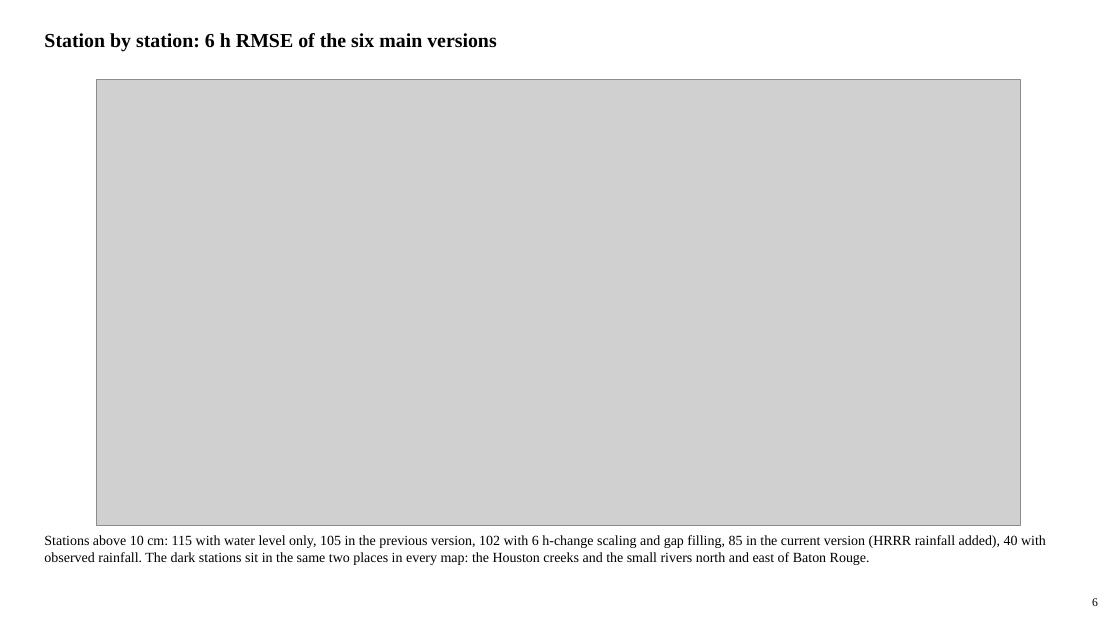
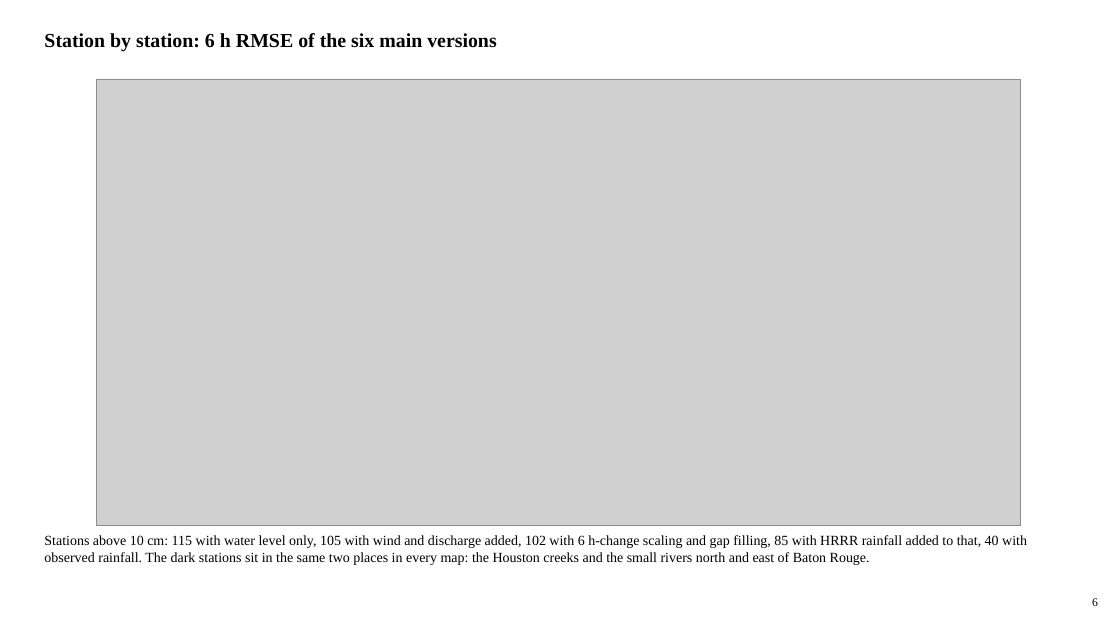
Before and after one commit to LaurenW1997/subdomainLSTM, a slide deck: slide 6 of deliverables/17_versions/version_comparison.pptx. Drawn at 1120x630 pixels with LibreOffice and Linux fonts; fonts in the diff are those of the drawing; grey boxes stand for pictures. Boxes give left, top, right and bottom in pixels: in the first picture for what was removed or moved away, otherwise in the second. Text is boxed around its words. In the diff, an @@ line names an element or a change of style, - is before the commit and + after.

```diff
--- a/deliverables/17_versions/version_comparison.pptx
+++ b/deliverables/17_versions/version_comparison.pptx
@@ text at [44,535,1027,565]: text changed @@
-Stations above 10 cm: 115 with water level only, 105 in the previous version, 102 with 6 h-change scaling and gap filling, 85 in the current version (HRRR rainfall added), 40 with observed rainfall. The dark stations sit in the same two places in every map: the Houston creeks and the small rivers north and east of Baton Rouge.
+Stations above 10 cm: 115 with water level only, 105 with wind and discharge added, 102 with 6 h-change scaling and gap filling, 85 with HRRR rainfall added to that, 40 with observed rainfall. The dark stations sit in the same two places in every map: the Houston creeks and the small rivers north and east of Baton Rouge.
```
Also in this commit, not shown: 12 other slides changed, 34 other files.
